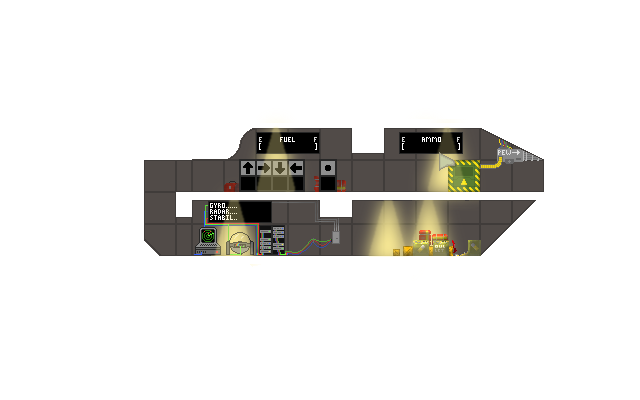
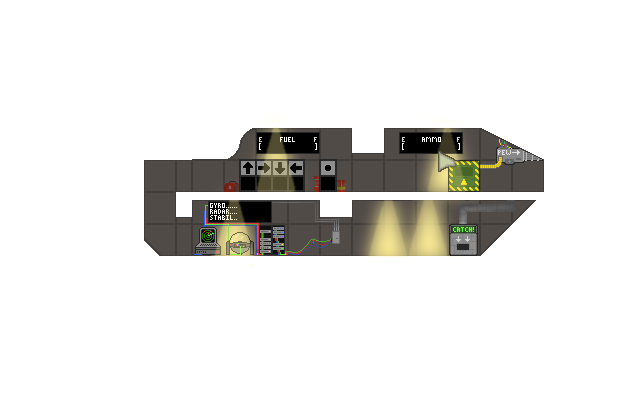
Two versions of the same layered image (640x400). Layer-by-layer changes:
painted on "Gun Internals" over [496, 147, 543, 165]
painted on "AmmoHopper" over [438, 151, 480, 192]
added group "Catcher" with 5 layers in group "Cargo Bay Set" over [449, 200, 515, 256]
added layer "Layer 45" (58%) in group "Catcher" over [456, 236, 470, 242]
added layer "Layer 47 copy" in group "Catcher" over [449, 223, 478, 236]
added layer "Layer 47" in group "Catcher" over [453, 227, 474, 232]
added layer "Catch O Matic" in group "Catcher" over [449, 224, 478, 256]
added layer "Layer 46" in group "Catcher" over [459, 200, 515, 228]
hid "Ammo-2" over [393, 230, 481, 256]
